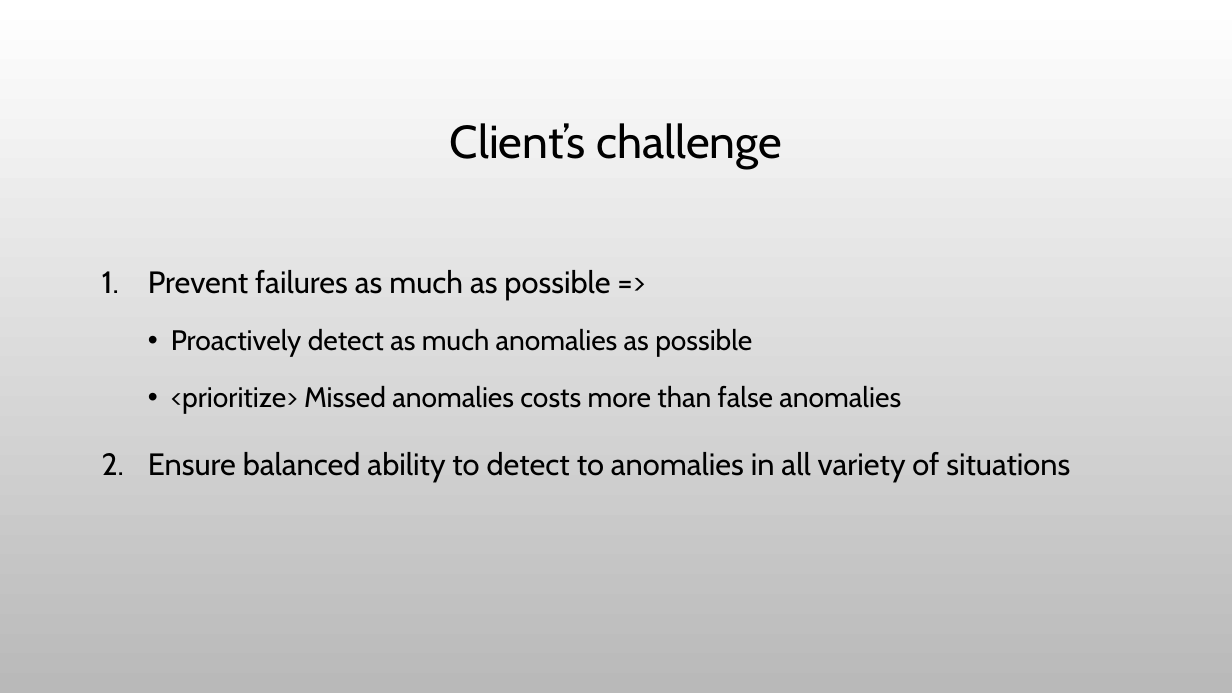
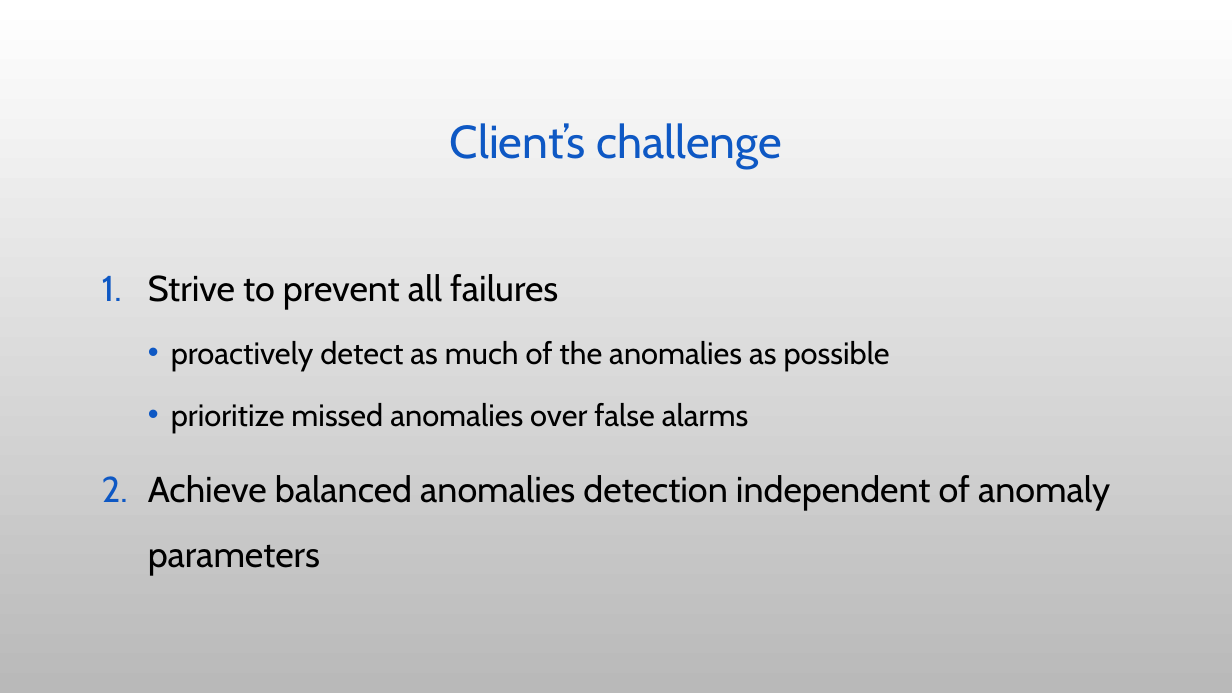
Before and after one commit to stavco9/mlops-final-project, a slide deck: slide 5 of docs/MLOps Final Project.pptx. Drawn at 1232x693 pixels with LibreOffice and Linux fonts; fonts in the diff are those of the drawing; background and template pictures are left out. Boxes give left, top, right and bottom in pixels: in the first picture for what was removed or moved away, otherwise in the second. Text is boxed around its words. In the diff, an @@ line names an element or a change of style, - is before the commit and + after.

```diff
--- a/docs/MLOps Final Project.pptx
+++ b/docs/MLOps Final Project.pptx
@@ title "Client’s challenge" at (x1=450, y1=123, x2=782, y2=169): text colour #000000 to #0E58C4 @@
@@ text at (x1=148, y1=274, x2=1110, y2=576): text changed; size 24 to 28 pt @@
-1. Prevent failures as much as possible =>
-  • Proactively detect as much anomalies as possible
-  • <prioritize> Missed anomalies costs more than false anomalies
-2. Ensure balanced ability to detect to anomalies in all variety of situations
+1. Strive to prevent all failures
+  • proactively detect as much of the anomalies as possible
+  • prioritize missed anomalies over false alarms
+2. Achieve balanced anomalies detection independent of anomaly parameters
```
Also in this commit, not shown: 20 other slides changed, 6 slides added.
